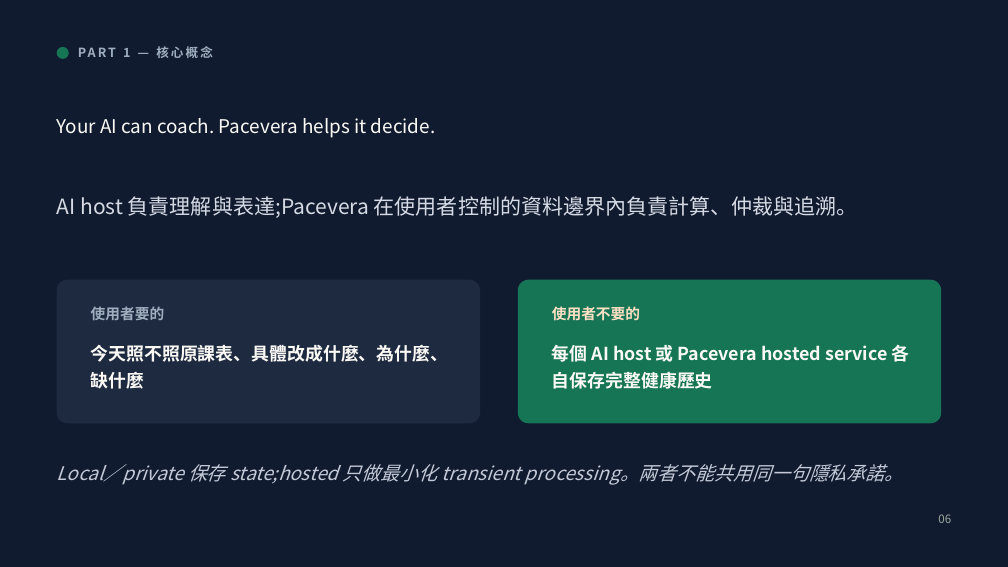
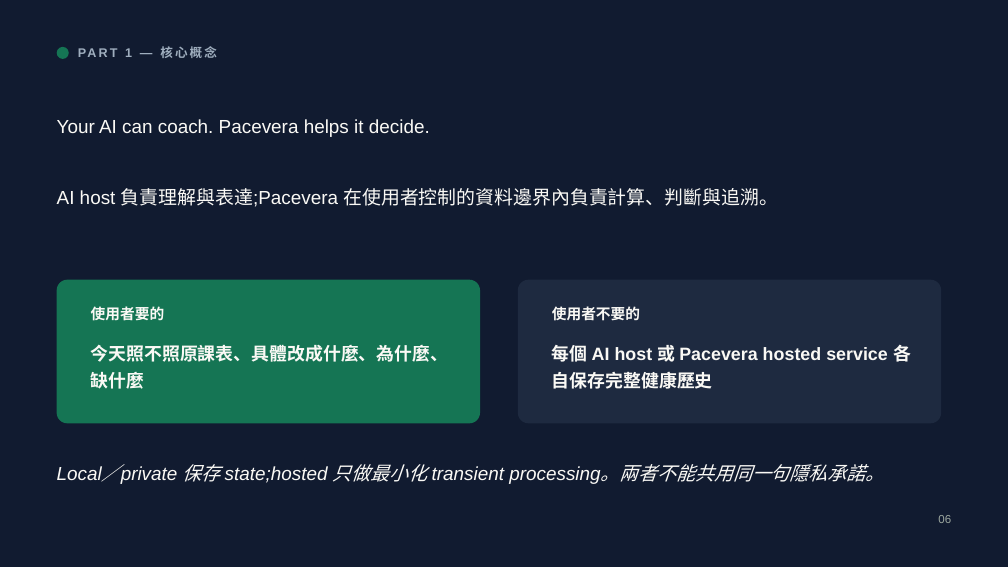
Before and after one commit to henryyeh182/evidra, a slide deck: slide 6 of docs/Fitness-MCP-Product-Vision.pptx. Drawn at 1008x567 pixels with LibreOffice and Linux fonts; fonts in the diff are those of the drawing. Boxes give left, top, right and bottom in pixels: in the first picture for what was removed or moved away, otherwise in the second. Text is boxed around its words. In the diff, an @@ line names an element or a change of style, - is before the commit and + after.

```diff
--- a/docs/Fitness-MCP-Product-Vision.pptx
+++ b/docs/Fitness-MCP-Product-Vision.pptx
@@ text at (x1=57, y1=188, x2=778, y2=207): text changed; size 20 to 18 pt; font Noto Sans CJK SC to Arial; text colour #D6DAE4 to #FAF9F5 @@
-AI host 負責理解與表達;Pacevera 在使用者控制的資料邊界內負責計算、仲裁與追溯。
+AI host 負責理解與表達;Pacevera 在使用者控制的資料邊界內負責計算、判斷與追溯。
@@ rounded rectangle at (x1=57, y1=280, x2=480, y2=423): fill #1E2A40 to #157554 @@
@@ text "使用者要的" at (x1=91, y1=306, x2=165, y2=321): font Noto Sans CJK SC to Arial, text colour #9FAEBE to #FAF9F5 @@
@@ rounded rectangle at (x1=518, y1=280, x2=941, y2=423): fill #157554 to #1E2A40 @@
@@ text "使用者不要的" at (x1=552, y1=306, x2=640, y2=321): font Noto Sans CJK SC to Arial, text colour #FFE0C4 to #FAF9F5 @@
@@ font Noto Sans CJK SC to Arial in 4 elements at (x1=125, y1=46, x2=217, y2=58), (x1=57, y1=119, x2=430, y2=137), (x1=91, y1=345, x2=449, y2=389), (x1=552, y1=345, x2=911, y2=389) @@
@@ text "Local／private 保存 state;hosted 只做最小化 transient ..." at (x1=57, y1=464, x2=884, y2=484): font Noto Sans CJK SC to Arial, text colour #C3C9D6 to #FAF9F5 @@
```
Also in this commit, not shown: 30 other slides changed, 1 slide added, 1 slide removed, 3 other files.
